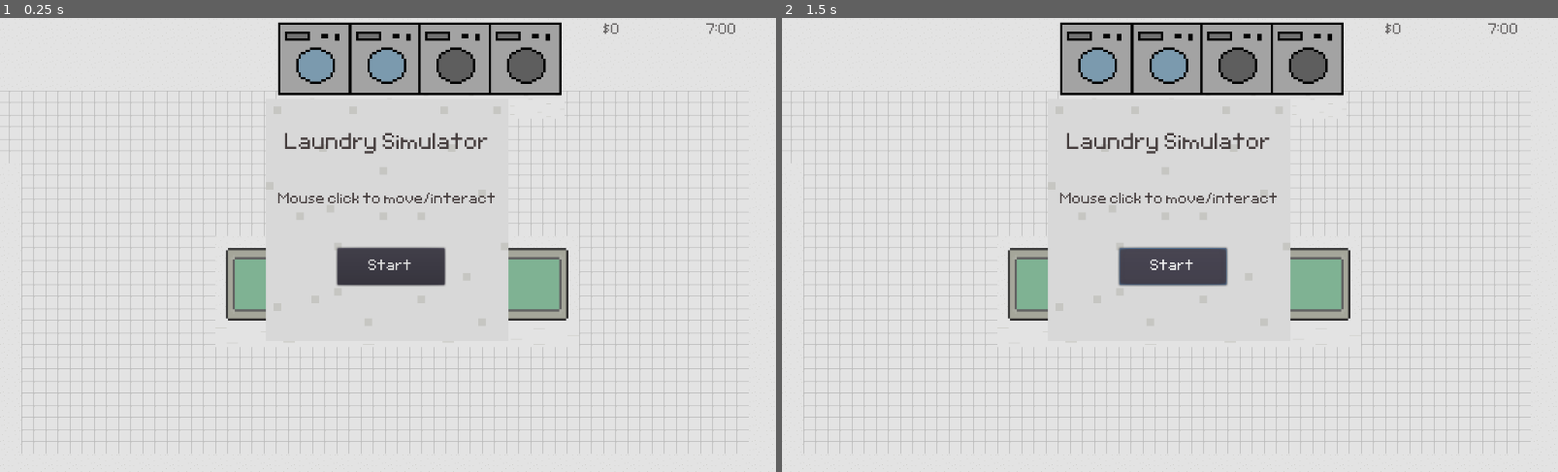
Above: before the commit, frames 1-2 (left to right).
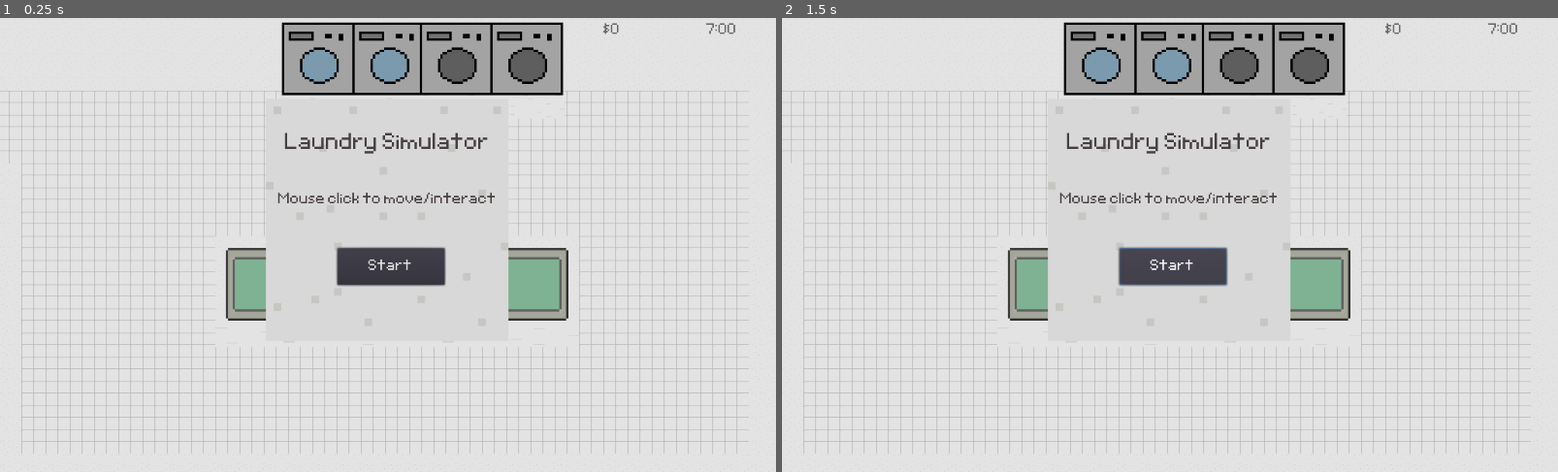
Above: after the commit, the same moments.

Repository: 924036076/laundry_simulator
Game: Godot game, scene res://levels/base_level/Laundry Scene.tscn
Same seed, same stepped clock (60 frames per second), same inputs: the game is played once before the commit and once after it. The engine's default icon, where the game draws it, is replaced by a stand-in: a white triangle on a blue panel in a dark square. Sound files missing from this copy of the repository are replaced by a short silence.
Inputs:
- Up to frame 1 (0.25 s): no input
- Up to frame 2 (1.5 s): click "Start" at 0.5 s; click "Start" at 1.25 s

The runs differ from the first frame. In frame 1, 1.1% of the frame differs, in the area x 35-73%, y 0-18%; in frame 2, 1.1%.
Error in both runs: Trying to assign value of type 'KinematicBody2D' to a variable of type 'Sprite'. (res://levels/base_level/Laundry)

Commit message:
added machine sound effects

Diff:
--- a/characters/test customer/customer.gd
+++ b/characters/test customer/customer.gd
@@ -118,6 +118,5 @@
 	$PatienceParticles.visible = false
 	patience = 1
 
-
 func _on_Bumper_disallowed_customer_action():
 	$AnimationPlayer.play("shake")
--- a/models/dryer/Dryer.tscn
+++ b/models/dryer/Dryer.tscn
@@ -1,8 +1,9 @@
-[gd_scene load_steps=5 format=2]
+[gd_scene load_steps=6 format=2]
 
 [ext_resource path="res://models/washer/washer.tscn" type="PackedScene" id=1]
 [ext_resource path="res://models/dryer/dryer.png" type="Texture" id=2]
 [ext_resource path="res://models/dryer/Dryer.gd" type="Script" id=3]
+[ext_resource path="res://models/dryer/dryerLoop.wav" type="AudioStream" id=4]
 
 [sub_resource type="AnimationNodeStateMachinePlayback" id=1]
 
@@ -10,8 +11,12 @@
 script = ExtResource( 3 )
 
 [node name="Sprite" parent="." index="2"]
-position = Vector2( -4.19109, 0 )
+position = Vector2( -2.77894, 0 )
 texture = ExtResource( 2 )
 
 [node name="AnimationTree" parent="." index="5"]
 parameters/StateMachine/playback = SubResource( 1 )
+
+[node name="AudioStreamPlayer" parent="." index="6"]
+stream = ExtResource( 4 )
+volume_db = -10.0
--- a/models/washer/Washer.gd
+++ b/models/washer/Washer.gd
@@ -28,10 +28,12 @@
 	laundry.visible = false
 	interactable = false
 	state_machine.travel("running")
+	$AudioStreamPlayer.play()
 	$Timer.start()
 
 func _finish_load():
 	state_machine.travel("idle")
+	$AudioStreamPlayer.stop()
 	laundry.visible = true
 	interactable = true
 
--- a/models/washer/washer.tscn
+++ b/models/washer/washer.tscn
@@ -1,8 +1,9 @@
-[gd_scene load_steps=16 format=2]
+[gd_scene load_steps=17 format=2]
 
 [ext_resource path="res://models/washer/washing machine.png" type="Texture" id=1]
 [ext_resource path="res://models/interactable/Interactable.tscn" type="PackedScene" id=2]
 [ext_resource path="res://models/washer/Washer.gd" type="Script" id=3]
+[ext_resource path="res://models/washer/washerLoop.wav" type="AudioStream" id=4]
 
 [sub_resource type="Animation" id=1]
 resource_name = "idle"
@@ -91,7 +92,7 @@
 transitions = [ "idle", "running", SubResource( 8 ), "running", "idle", SubResource( 9 ) ]
 
 [sub_resource type="AnimationNodeBlendTree" id=11]
-graph_offset = Vector2( -349.805, 66.5071 )
+graph_offset = Vector2( -349.805, 193.507 )
 nodes/Blend/node = SubResource( 4 )
 nodes/Blend/position = Vector2( 340, 140 )
 nodes/Shake/node = SubResource( 5 )
@@ -109,11 +110,10 @@
 script = ExtResource( 3 )
 
 [node name="Sprite" parent="." index="2"]
-position = Vector2( -2.58628, 0 )
+position = Vector2( 1.58235, 0 )
 texture = ExtResource( 1 )
 vframes = 3
 hframes = 3
-frame = 6
 
 [node name="Timer" type="Timer" parent="." index="3"]
 wait_time = 5.0
@@ -131,4 +131,8 @@
 active = true
 parameters/Blend/blend_amount = 0.5
 parameters/StateMachine/playback = SubResource( 12 )
+
+[node name="AudioStreamPlayer" type="AudioStreamPlayer" parent="." index="6"]
+stream = ExtResource( 4 )
+volume_db = -10.0
 [connection signal="timeout" from="Timer" to="." method="_finish_load"]
Not shown, added: models/dryer/dryerLoop.wav
Not shown, added: models/washer/washerLoop.wav
